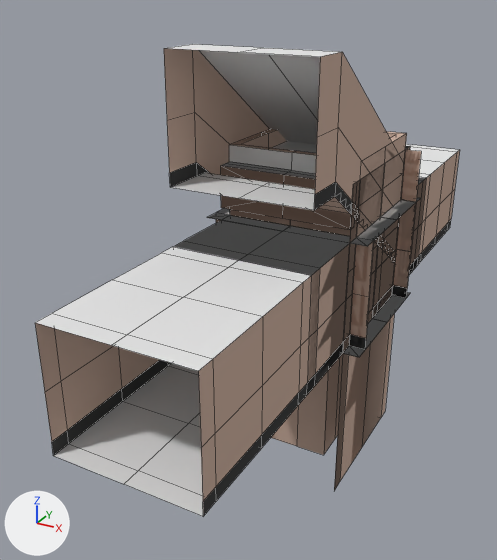
An edit to the Blender file Assets/3_Prefabs/Laboratory/mesh/labblock.blend, drawn before and after from the same camera.
One viewpoint serves both versions: a 50 mm camera at (6.39, -15.21, 7.92) aimed at (-1.41, -1.03, 0.83). The lights are fixed; the arrows at lower left show +X, +Y and +Z. Mesh edges are drawn as thin lines.

Objects in the first picture: 'laboratory_path_block_ascend', 'laboratory_path_block_junc4', 'laboratory_path_block_junction', 'laboratory_path_block_pitside_island', 'laboratory_path_block_pitside_start', 'laboratory_path_block_straight_l2', 'laboratory_path_block_straight_l4', 'laboratory_room_base_access', 'laboratory_room_bridge_mirrorattacher', 'laboratory_room_mid_side', 'laboratory_room_top_access', 'laboratory_room_top_side'.
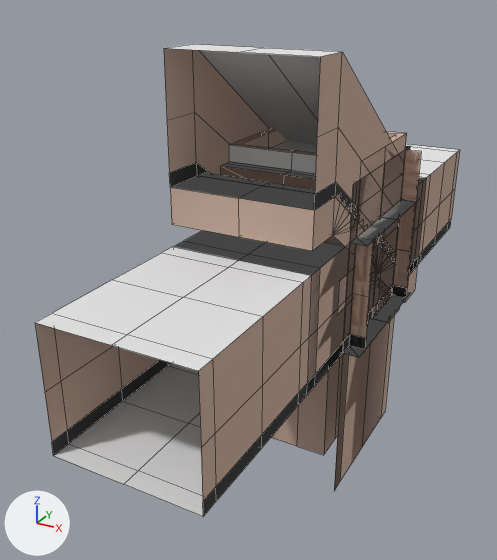
The change, as a list of edits to the scene's bpy script:
```text
Add me_cube_032:
    me_cube_032.from_pydata(...)  # 81 vertices, 100 faces; spans x -1.6..1.6, y -2.5..2.5, z -0.8..2.0
    # faces by material slot: [76, 24]
    me_cube_032.materials.append(mat_plaster_white)  # beige #c9ae9e
    me_cube_032.materials.append(mat_floor)  # white #e7e7e7
Add me_cube_030:
    me_cube_030.from_pydata(...)  # 144 vertices, 184 faces; spans x -1.6..1.6, y -4.0..4.0, z -0.8..4.0
    # faces by material slot: [140, 44]
    me_cube_030.materials.append(mat_plaster_white)  # beige #c9ae9e
    me_cube_030.materials.append(mat_floor)  # white #e7e7e7
Add ob_laboratory_room_asset_ascend_2m:
    ob_laboratory_room_asset_ascend_2m = bpy.data.objects.new('laboratory_room_asset_ascend_2m', me_cube_032)
    ob_laboratory_room_asset_ascend_2m.location = (0.0, 0.0, 0.0)
Add ob_laboratory_room_asset_ascend_4m:
    ob_laboratory_room_asset_ascend_4m = bpy.data.objects.new('laboratory_room_asset_ascend_4m', me_cube_030)
    ob_laboratory_room_asset_ascend_4m.location = (0.0, 0.0, 0.0)
```

Boxes (x1, y1, x2, y2) around the edits, measured in the pictures (497 x 560 px):
'laboratory_room_asset_ascend_4m', added (beige): after (170, 176, 417, 302)
    faces in mat_plaster_white (beige #c9ae9e): (170, 187, 417, 302)
    faces in mat_floor (white #e7e7e7): (172, 176, 261, 198)
'laboratory_room_asset_ascend_2m', added: after (337, 270, 400, 320)
